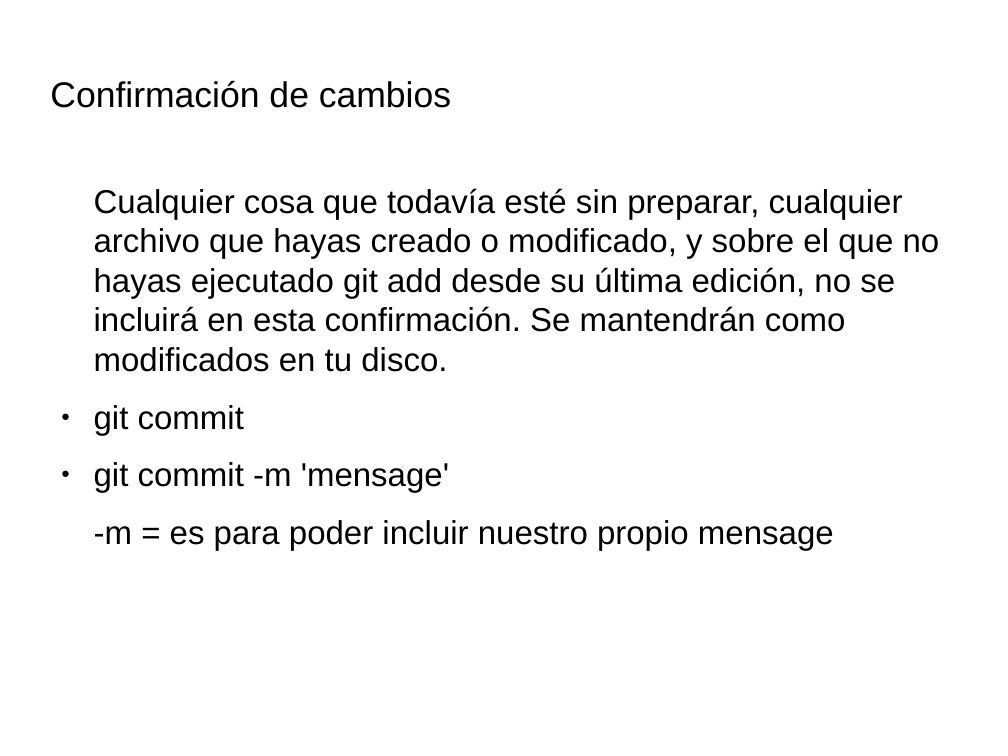
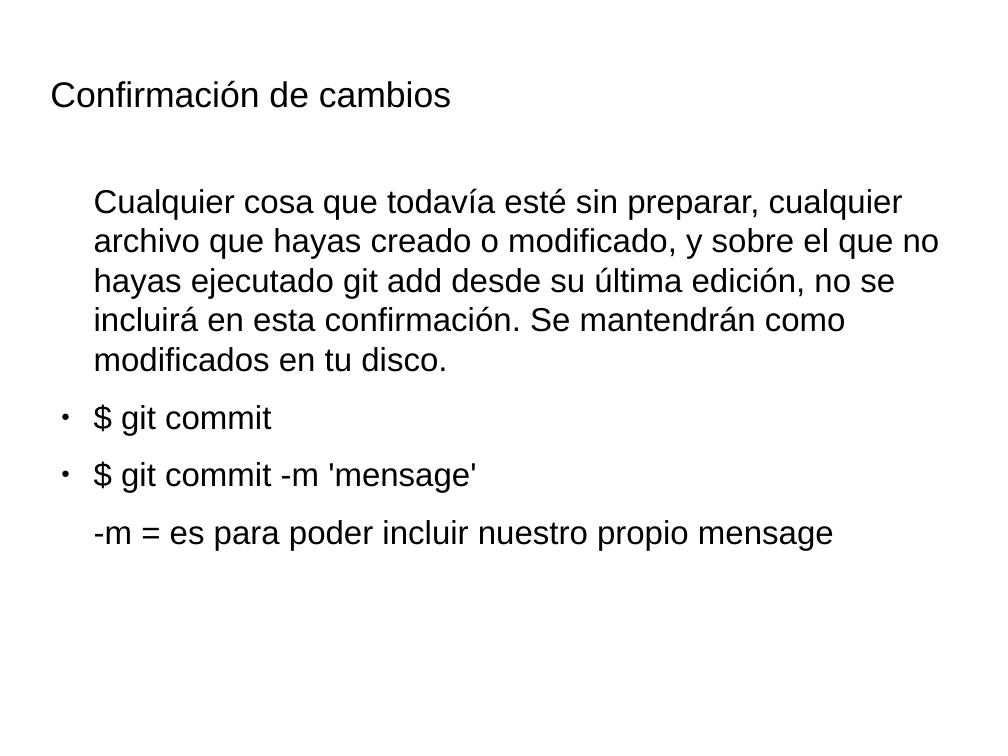
Before and after one commit to IllanPedro/Hardware, a slide deck: slide 20 of CursoGIT,GITHUB,SOURCETREE/Precentacion_Git.odp. Drawn at 1008x756 pixels with LibreOffice and Linux fonts; fonts in the diff are those of the drawing; background and template pictures are left out. Boxes give left, top, right and bottom in pixels: in the first picture for what was removed or moved away, otherwise in the second. Text is boxed around its words. In the diff, an @@ line names an element or a change of style, - is before the commit and + after.

```diff
--- a/CursoGIT,GITHUB,SOURCETREE/Precentacion_Git.odp
+++ b/CursoGIT,GITHUB,SOURCETREE/Precentacion_Git.odp
@@ text at <box>121,405,476,493</box>: text changed @@
-● git commit
-● git commit -m 'mensage'
+● $ git commit
+● $ git commit -m 'mensage'
```
Also in this commit, not shown: 11 other slides changed, 9 slides added, 2 slides removed, 1 other file.
